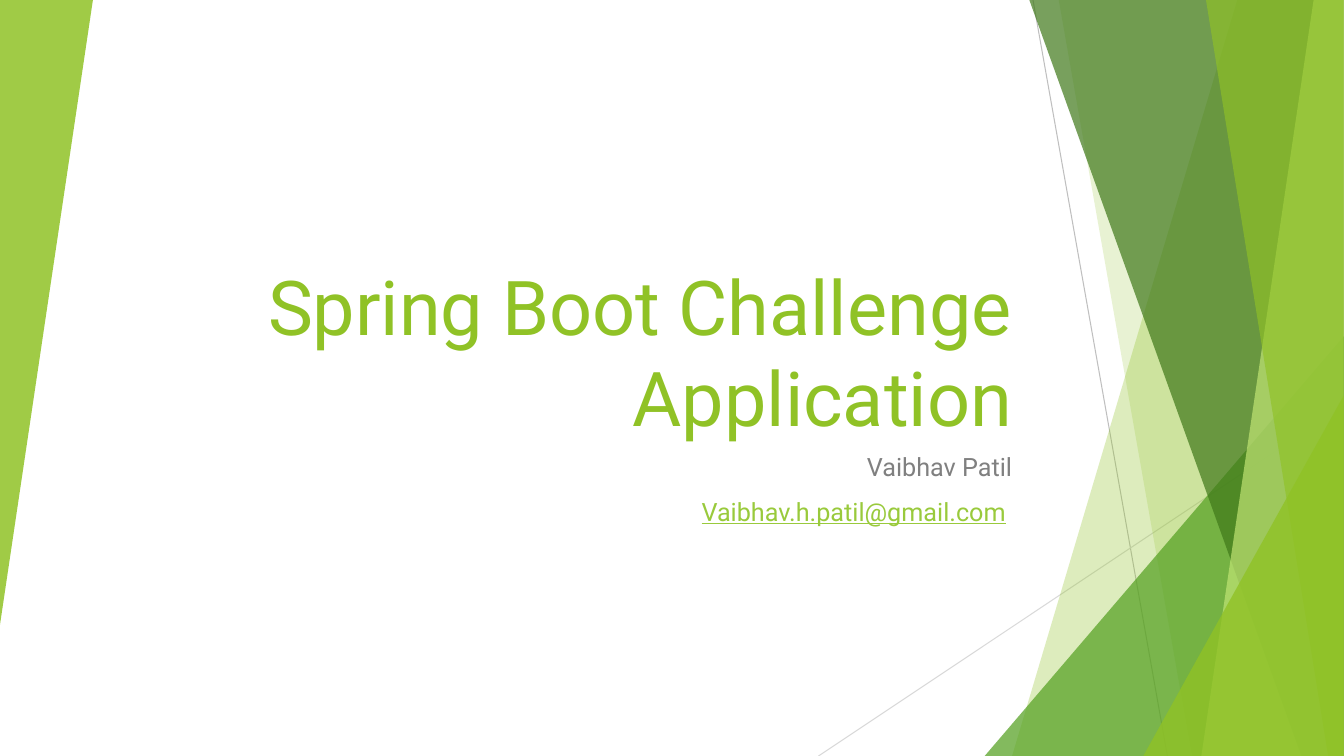
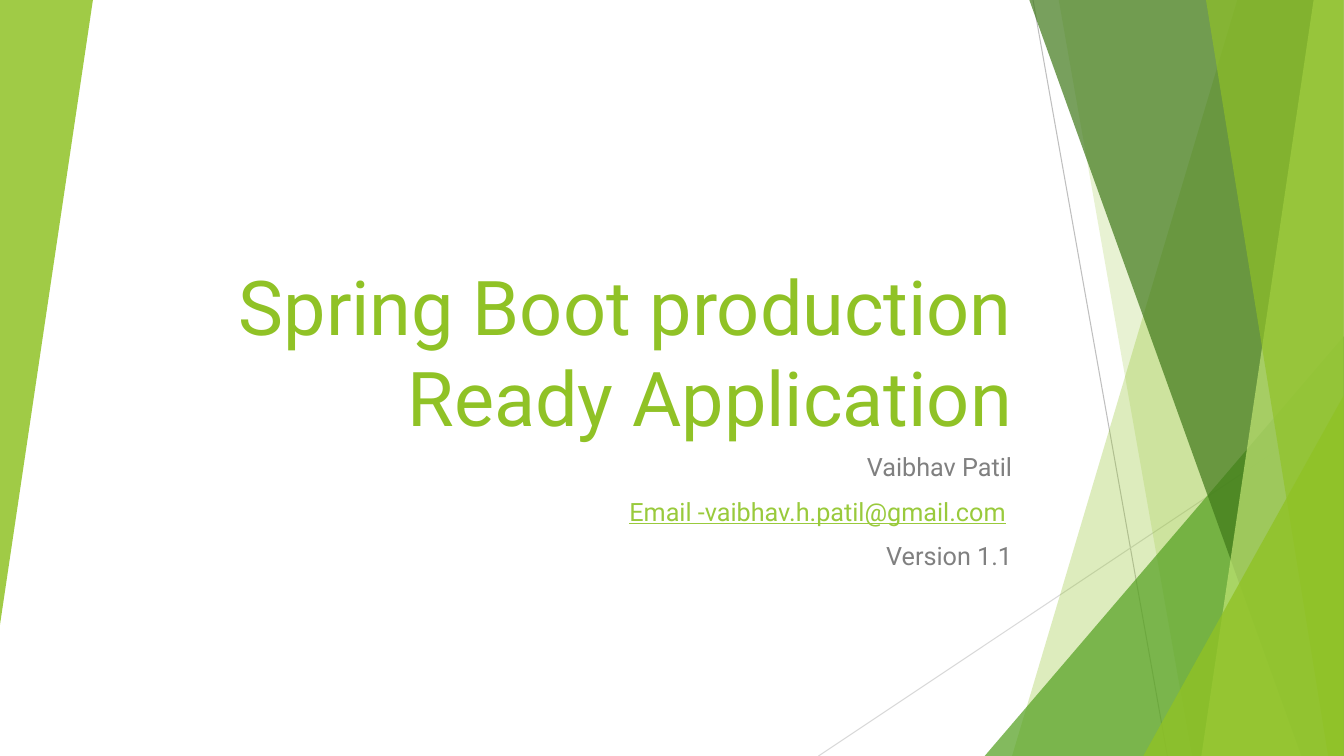
Before and after one commit to vaibhavpatil123/challenge, a slide deck: slide 1 of docs/SpringbootApp.pptx. Drawn at 1344x756 pixels with LibreOffice and Linux fonts; fonts in the diff are those of the drawing. Boxes give left, top, right and bottom in pixels: in the first picture for what was removed or moved away, otherwise in the second. Text is boxed around its words. In the diff, an @@ line names an element or a change of style, - is before the commit and + after.

```diff
--- a/docs/SpringbootApp.pptx
+++ b/docs/SpringbootApp.pptx
@@ title at (x1=239, y1=278, x2=1012, y2=442): text changed @@
-Spring Boot Challenge Application
+Spring Boot production Ready Application
@@ subtitle at (x1=629, y1=502, x2=1012, y2=565): text changed @@
-Vaibhav.h.patil@gmail.com
+Email -vaibhav.h.patil@gmail.com
+Version 1.1
```
Also in this commit, not shown: 1 other slide changed, 1 slide added, 32 other files.
